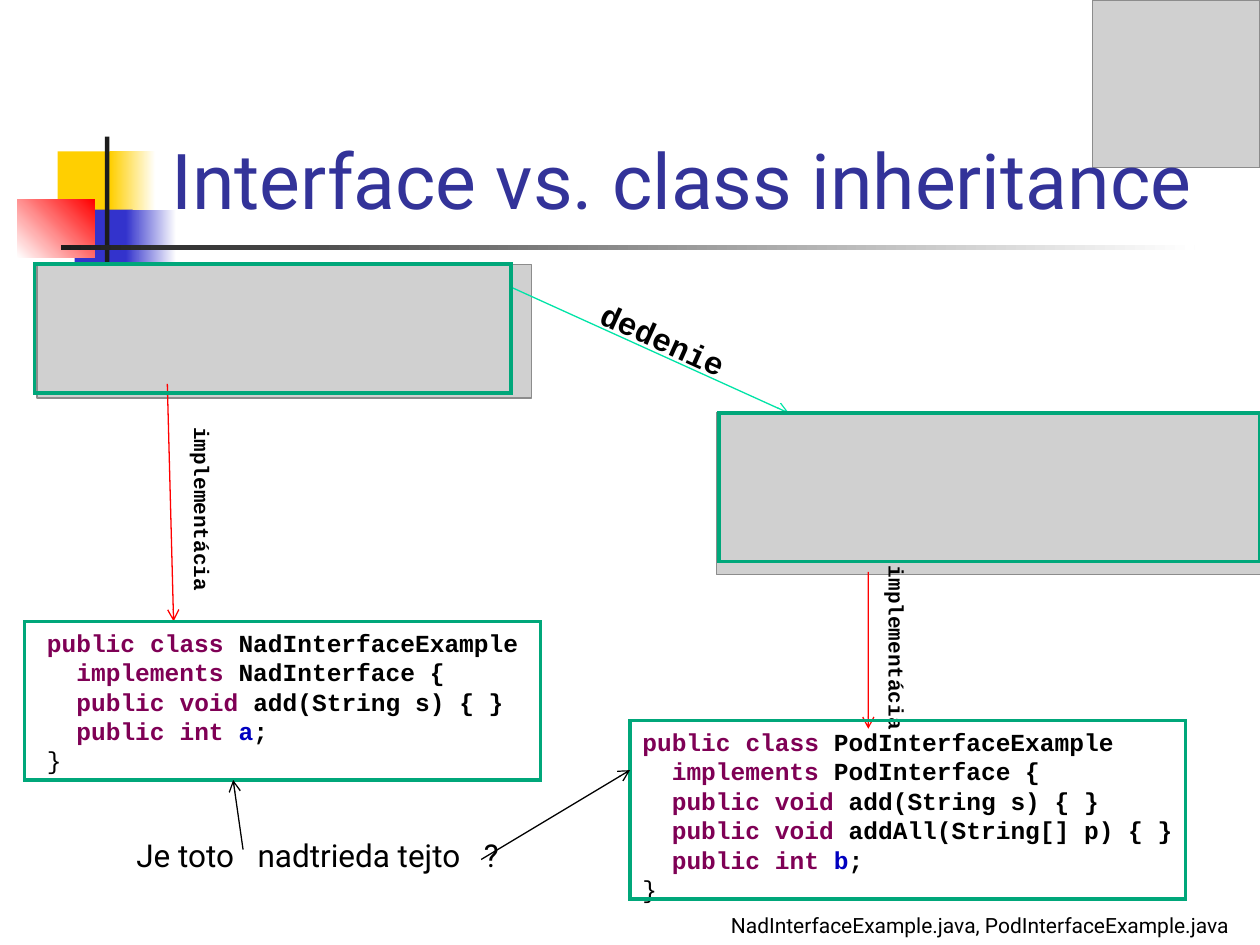
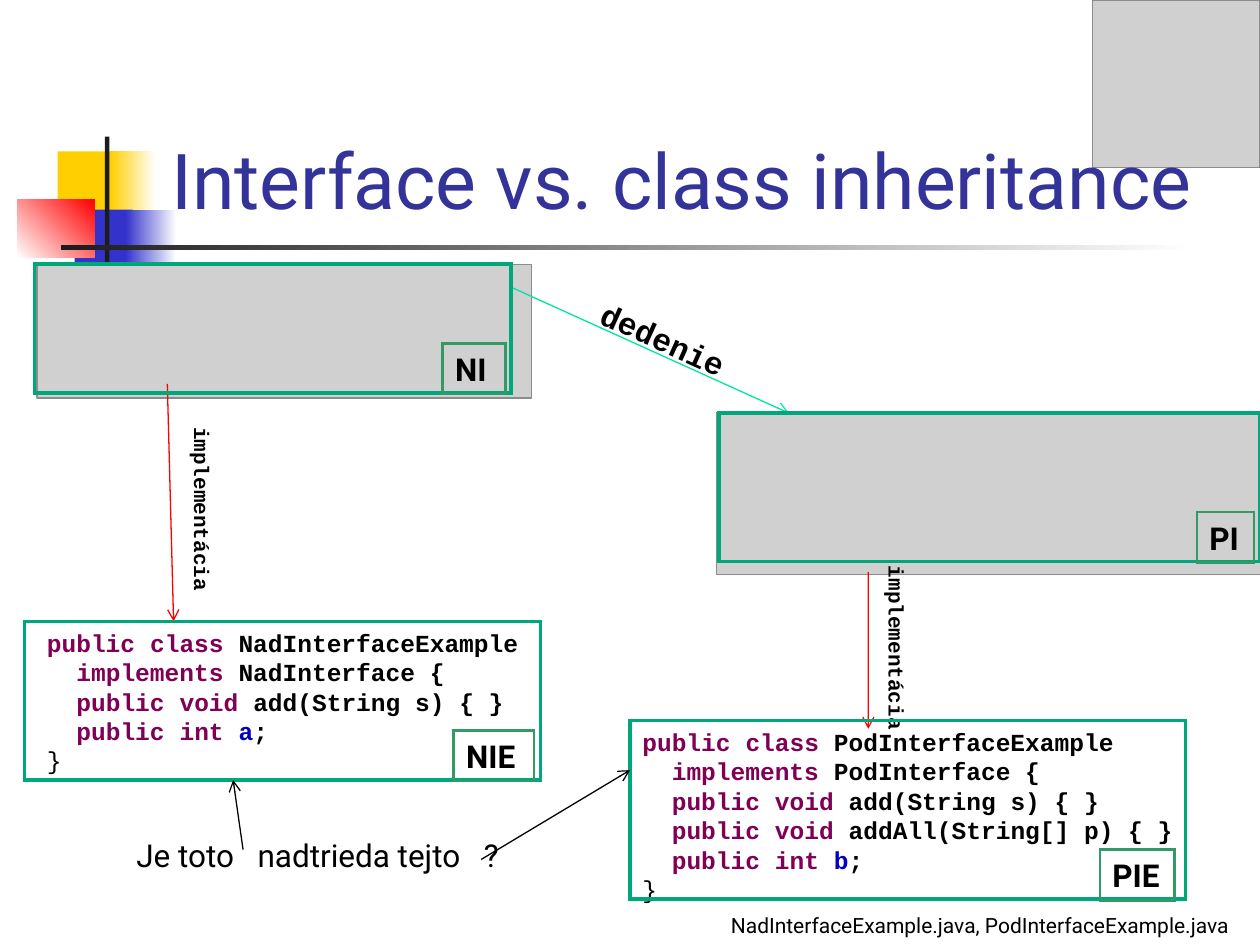
Before and after one commit to Programovanie4/Prednasky, a slide deck: slide 7 of 05/05_java.ppt (slide 5 before the commit). Drawn at 1260x945 pixels with LibreOffice and Linux fonts; fonts in the diff are those of the drawing; grey boxes stand for pictures. Boxes give left, top, right and bottom in pixels: in the first picture for what was removed or moved away, otherwise in the second. Text is boxed around its words. In the diff, an @@ line names an element or a change of style, - is before the commit and + after.

```diff
--- a/05/05_java.ppt
+++ b/05/05_java.ppt
@@ rectangle added at [442,344,505,394], outline #339966 1.5 pt, 18 pt, text #000000, bold @@
+NI
@@ rectangle added at [1197,512,1254,562], outline #339966 1.5 pt, 18 pt, text #000000, bold @@
+PI
@@ rectangle added at [454,731,534,781], outline #339966 1.5 pt, 18 pt, text #000000, bold @@
+NIE
@@ rectangle added at [1100,849,1174,900], outline #339966 1.5 pt, 18 pt, text #000000, bold @@
+PIE
```
Also in this commit, not shown: 11 other slides changed, 2 slides added, 1 other file.
